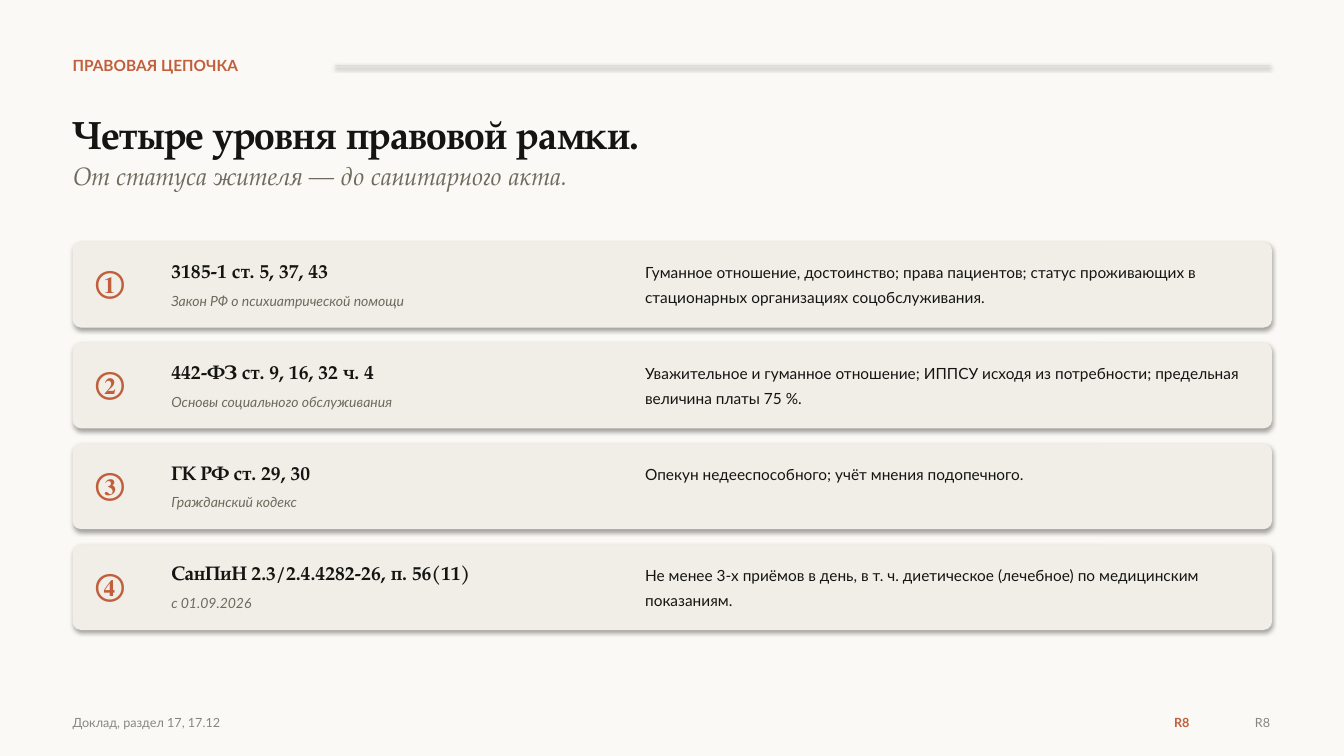
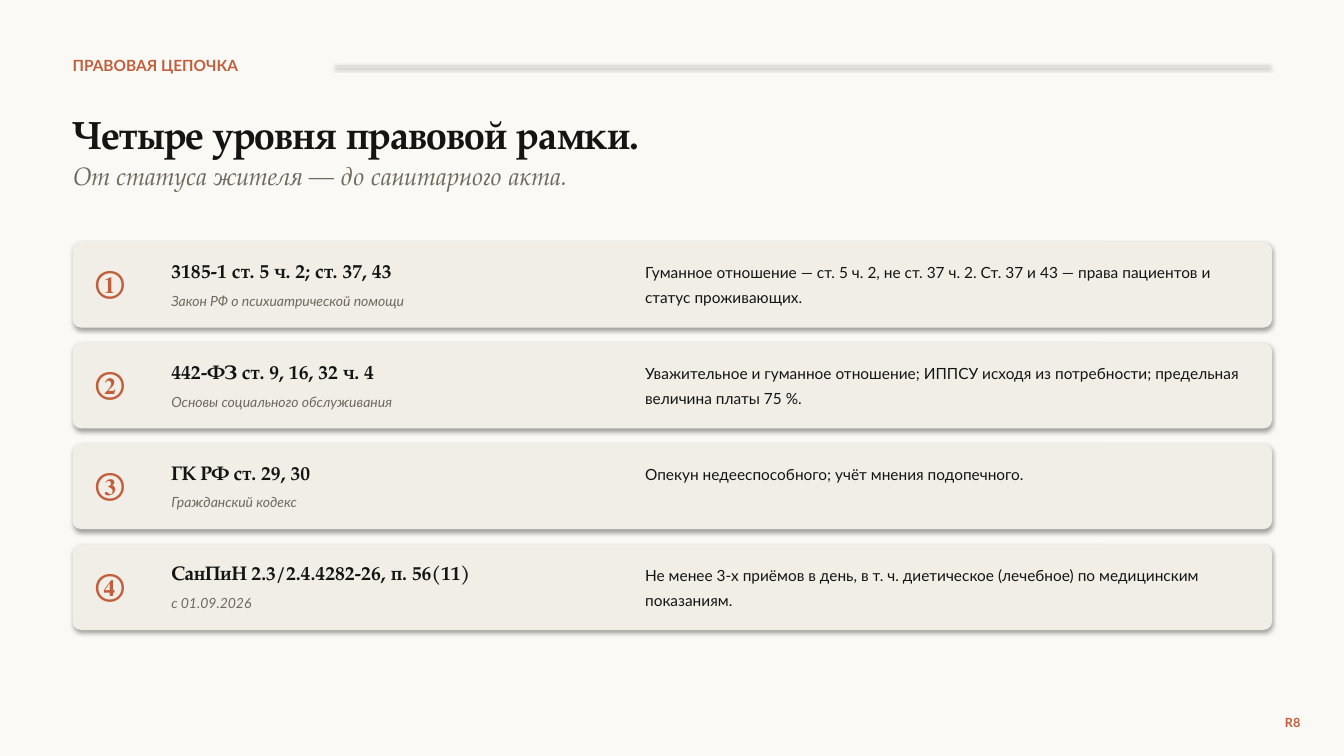
Before and after one commit to qlolp/seminar-variable-food-2026, a slide deck: slide 27 of 02_презентация/презентация_v6/Презентация_v6_Не_просто_накормить.pptx. Drawn at 1344x756 pixels with LibreOffice and Linux fonts; fonts in the diff are those of the drawing. Boxes give left, top, right and bottom in pixels: in the first picture for what was removed or moved away, otherwise in the second. Text is boxed around its words. In the diff, an @@ line names an element or a change of style, - is before the commit and + after.

```diff
--- a/02_презентация/презентация_v6/Презентация_v6_Не_просто_накормить.pptx
+++ b/02_презентация/презентация_v6/Презентация_v6_Не_просто_накормить.pptx
@@ text at box(171, 265, 392, 281): text changed @@
-3185-1 ст. 5, 37, 43
+3185-1 ст. 5 ч. 2; ст. 37, 43
@@ text at box(645, 267, 1211, 306): text changed @@
-Гуманное отношение, достоинство; права пациентов; статус проживающих в стационарных организациях соцобслуживания.
+Гуманное отношение — ст. 5 ч. 2, не ст. 37 ч. 2. Ст. 37 и 43 — права пациентов и статус проживающих.
@@ text removed at box(73, 718, 220, 729) @@
-Доклад, раздел 17, 17.12
@@ text removed at box(1174, 718, 1189, 727) @@
-R8
@@ text "R8": place and size @@
-text "R8" at box(1255, 718, 1270, 727)
+text "R8" at box(1285, 718, 1300, 727)
@@ text "R8" at box(1285, 718, 1300, 727): text colour #87867F to #C15F3C, bold on @@
```
Also in this commit, not shown: 29 other slides changed, 22 other files.
